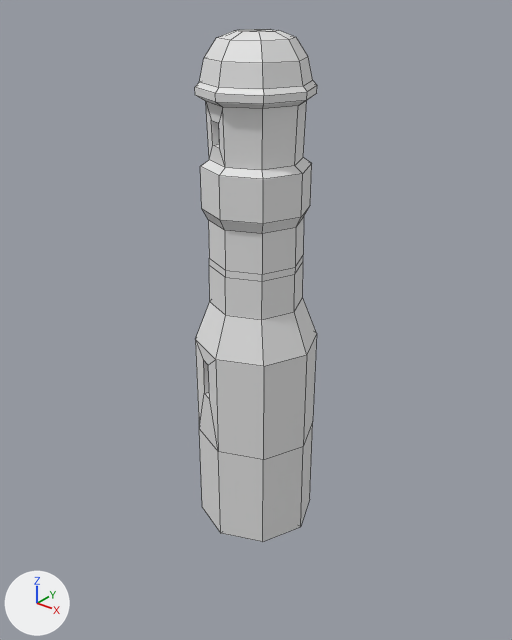
Before and after pictures for a commit that changed the FBX model Exae Unity/Assets/Mesh/Tower02.fbx.
Rendered twice from a 50 mm camera at (3.83, -4.8, 5.21) aimed at (-0.15, 0.18, 2.12). The lights are fixed; the arrows at lower left show +X, +Y and +Z. Mesh edges are drawn as thin lines. Where no turn or scale is listed for an object, it has been applied to the vertices.
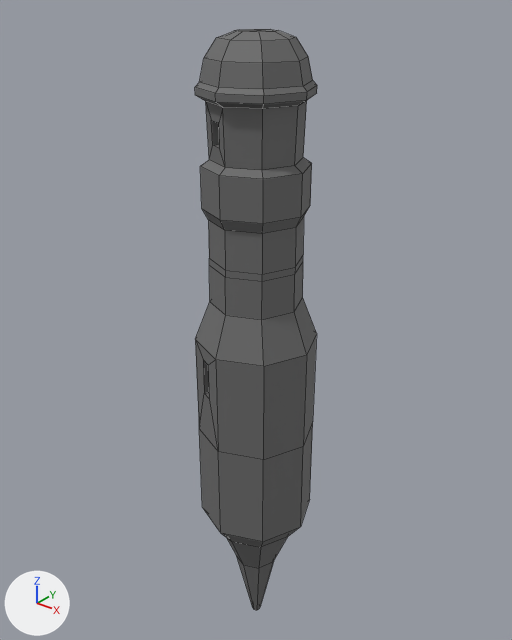
The newer file is also turned or shifted as a whole; pictures and numbers use the older file's frame.

Pixel boxes [x1, y1, x2, y2] of what changed, in the pictures (512 x 640 px):
'Cube.065', reshaped (13% taller)
    before: [195, 29, 317, 542]
    after: [195, 29, 317, 610]
part 1 of me_cube_035, built on
    after: [221, 527, 300, 610]
part 2 of me_cube_035, recoloured
    both: [195, 29, 317, 542]

The edits, one by one:
Material 'Material.001' (mat_material_001) is new.
Its base color is (0.147, 0.147, 0.147) (dark grey #6b6b6b).
Its roughness is 0.69.
me_cube_035 is used by ob_cube_065; location (0.0, 0.0, 0.0).
me_cube_035 had 186 vertices, 184 faces and spanned x -0.59..0.59, y -0.59..0.59, z 0.0..4.81.
me_cube_035 now has 210 vertices, 208 faces and spans x -0.59..0.59, y -0.59..0.59, z -1.57..4.81.
Part 1, on me_cube_035:
1 vertex is removed from x 0.0, y 0.0, z 0.0.
4 faces are deleted.
25 vertices are added at x -0.43..0.43, y -0.43..0.43, z -1.57..-0.23.
28 new faces join them.
me_cube_035 part 2: 180 faces spanning x -0.59..0.59, y -0.59..0.59, z 0.0..4.81 switch from no material to mat_material_001 (dark grey #6b6b6b).
